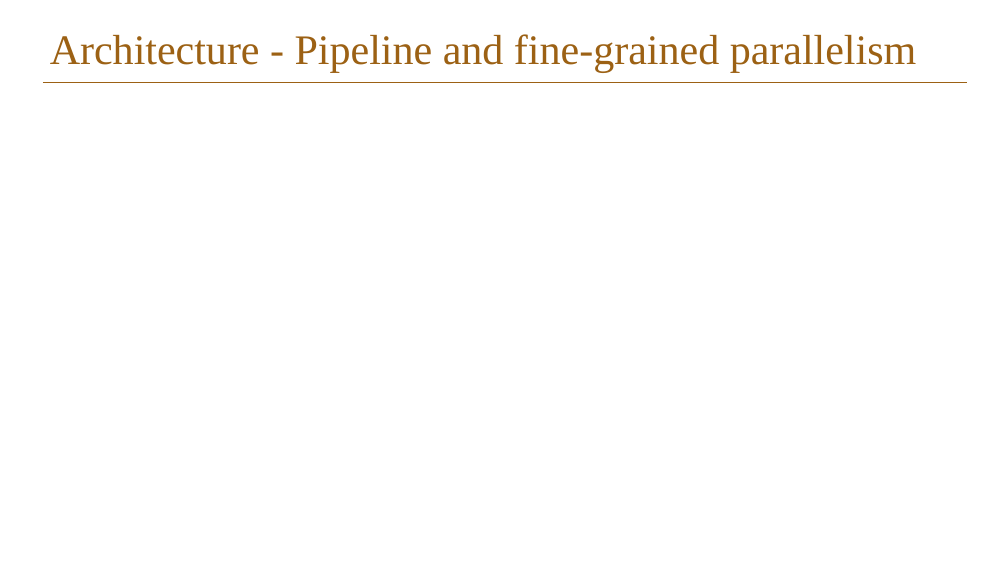
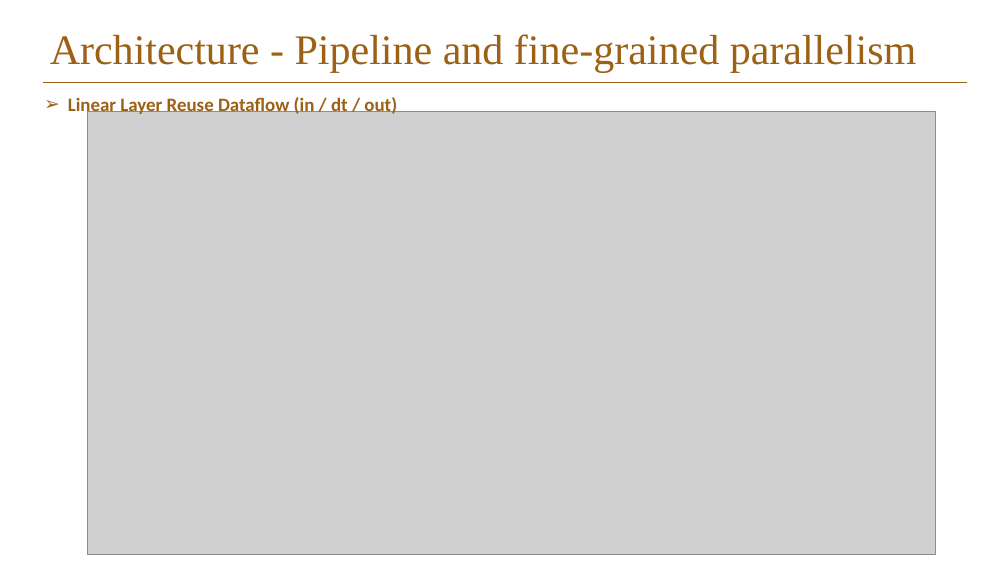
Before and after one commit to Elison-debug/Cmamba_reconstruct, a slide deck: slide 6 of docx/presentation/thesis/ppt/final_pre.pptx (slide 5 before the commit). Drawn at 1008x566 pixels with LibreOffice and Linux fonts; fonts in the diff are those of the drawing; grey boxes stand for pictures; background and template pictures are left out. Boxes give left, top, right and bottom in pixels: in the first picture for what was removed or moved away, otherwise in the second. Text is boxed around its words. In the diff, an @@ line names an element or a change of style, - is before the commit and + after.

```diff
--- a/docx/presentation/thesis/ppt/final_pre.pptx
+++ b/docx/presentation/thesis/ppt/final_pre.pptx
@@ text added at [68,95,397,116], 18 pt, text #9C6114, bold @@
+➢ Linear Layer Reuse Dataflow (in / dt / out)
@@ picture added at [88,111,935,554] @@
```
Also in this commit, not shown: 2 other slides changed, 2 slides added, 1 other file.
